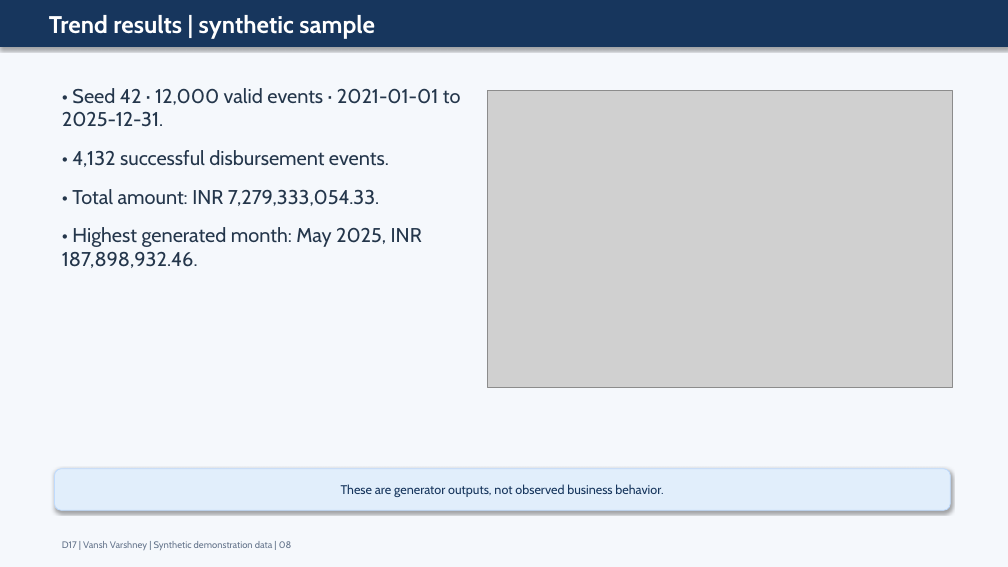
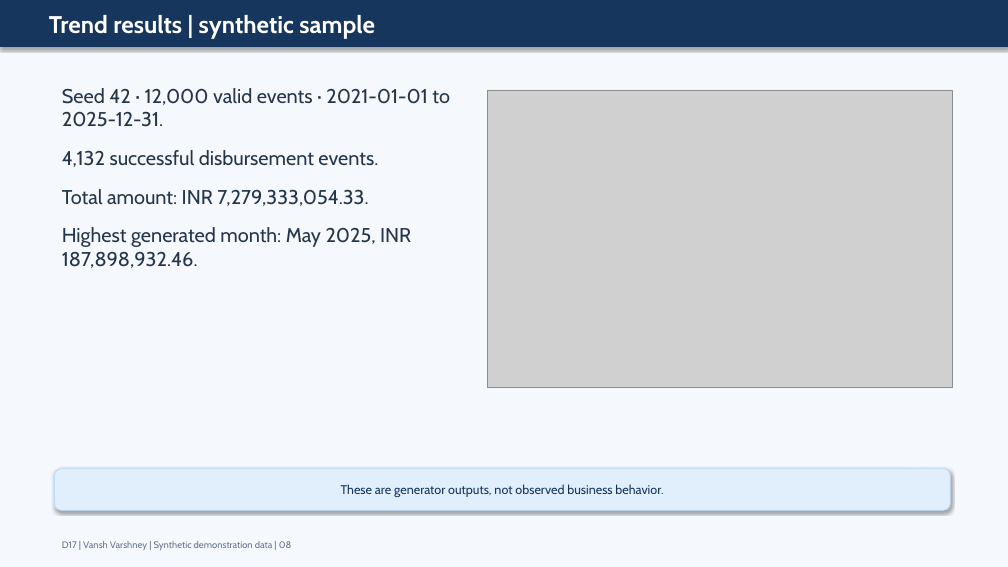
Before and after one commit to vanshvarshney59-alt/Loan-dtrendisbursement-Analysis, a slide deck: slide 8 of deliverables/18_ABES_Slide_Deck.pptx. Drawn at 1008x567 pixels with LibreOffice and Linux fonts; fonts in the diff are those of the drawing; grey boxes stand for pictures. Boxes give left, top, right and bottom in pixels: in the first picture for what was removed or moved away, otherwise in the second. Text is boxed around its words. In the diff, an @@ line names an element or a change of style, - is before the commit and + after.

```diff
--- a/deliverables/18_ABES_Slide_Deck.pptx
+++ b/deliverables/18_ABES_Slide_Deck.pptx
@@ text at box(62, 88, 450, 268): text changed @@
-• Seed 42 · 12,000 valid events · 2021-01-01 to 2025-12-31.
-• 4,132 successful disbursement events.
-• Total amount: INR 7,279,333,054.33.
-• Highest generated month: May 2025, INR 187,898,932.46.
+Seed 42 · 12,000 valid events · 2021-01-01 to 2025-12-31.
+4,132 successful disbursement events.
+Total amount: INR 7,279,333,054.33.
+Highest generated month: May 2025, INR 187,898,932.46.
```
Also in this commit, not shown: 11 other slides changed, 33 other files.
